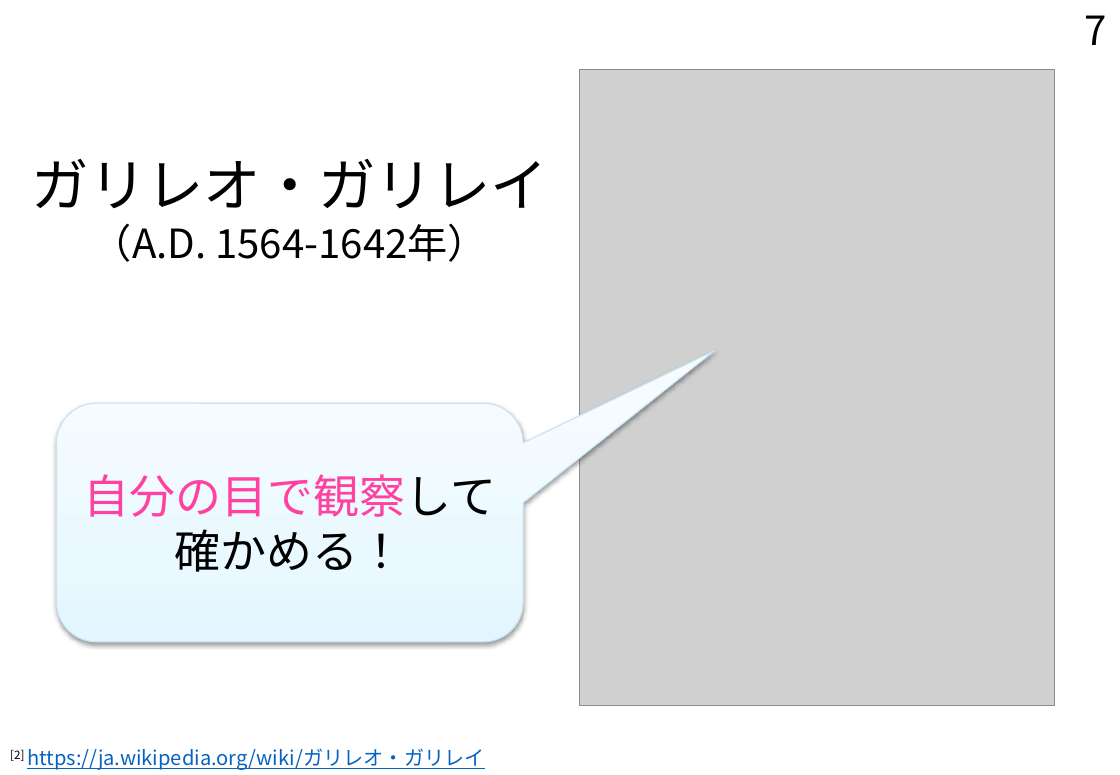
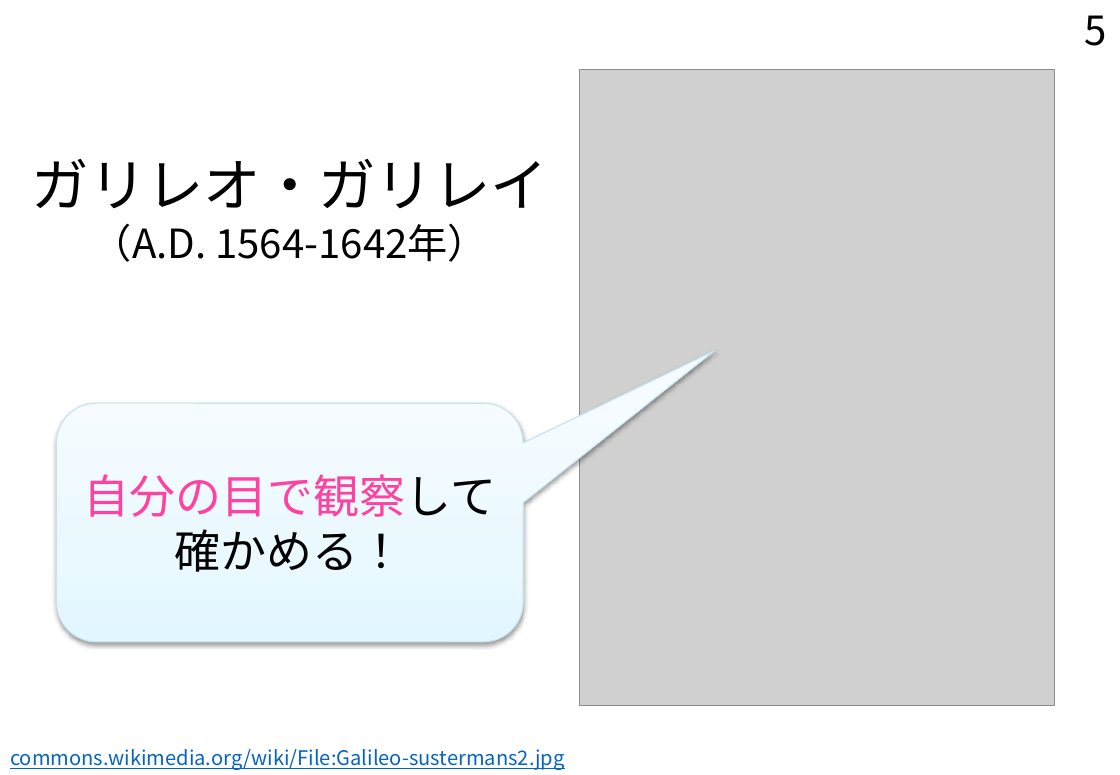
Before and after one commit to Kitocya/kitocya.github.io, a slide deck: slide 5 of JP/JPF01_slide_TE.pptx (slide 7 before the commit). Drawn at 1120x775 pixels with LibreOffice and Linux fonts; fonts in the diff are those of the drawing; grey boxes stand for pictures. Boxes give left, top, right and bottom in pixels: in the first picture for what was removed or moved away, otherwise in the second. Text is boxed around its words. In the diff, an @@ line names an element or a change of style, - is before the commit and + after.

```diff
--- a/JP/JPF01_slide_TE.pptx
+++ b/JP/JPF01_slide_TE.pptx
@@ page number at [1085,15,1107,46]: text changed @@
-7
+5
@@ text at [10,749,564,770]: text changed @@
-[2] https://ja.wikipedia.org/wiki/ガリレオ・ガリレイ
+commons.wikimedia.org/wiki/File:Galileo-sustermans2.jpg
```
Also in this commit, not shown: 7 other slides changed, 1 slide added, 2 slides removed, 3 other files.
